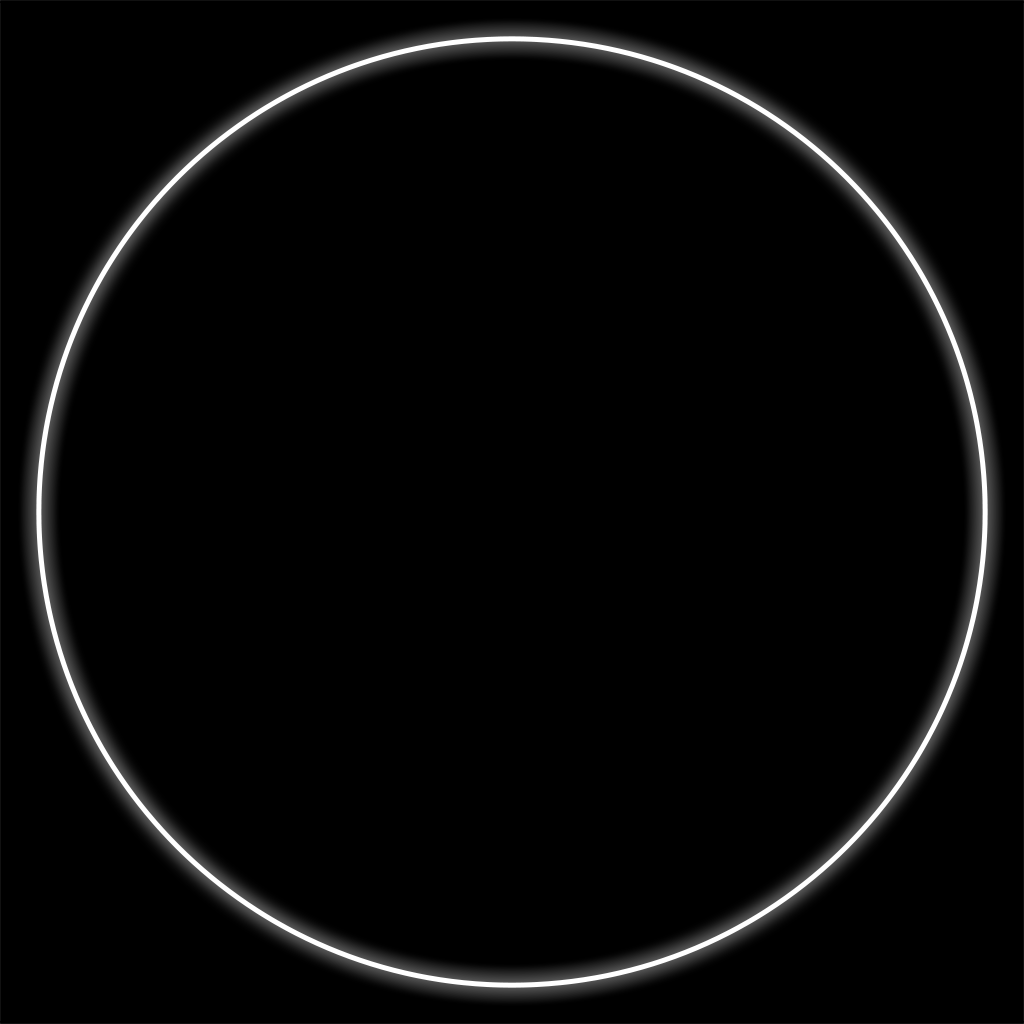
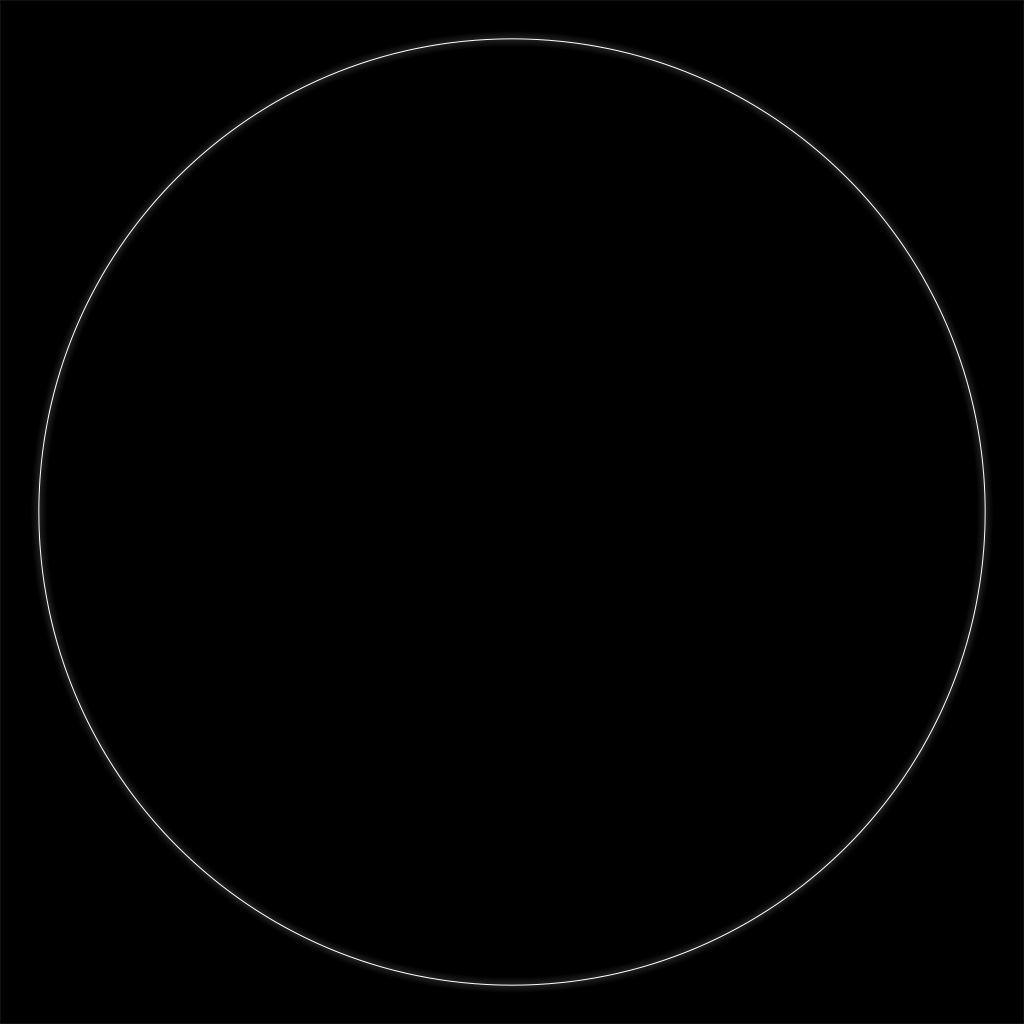
Two versions of the same layered image (1024 × 1024). Layer-by-layer changes:
painted on "Ellipse 1" over box(36, 36, 988, 988)
